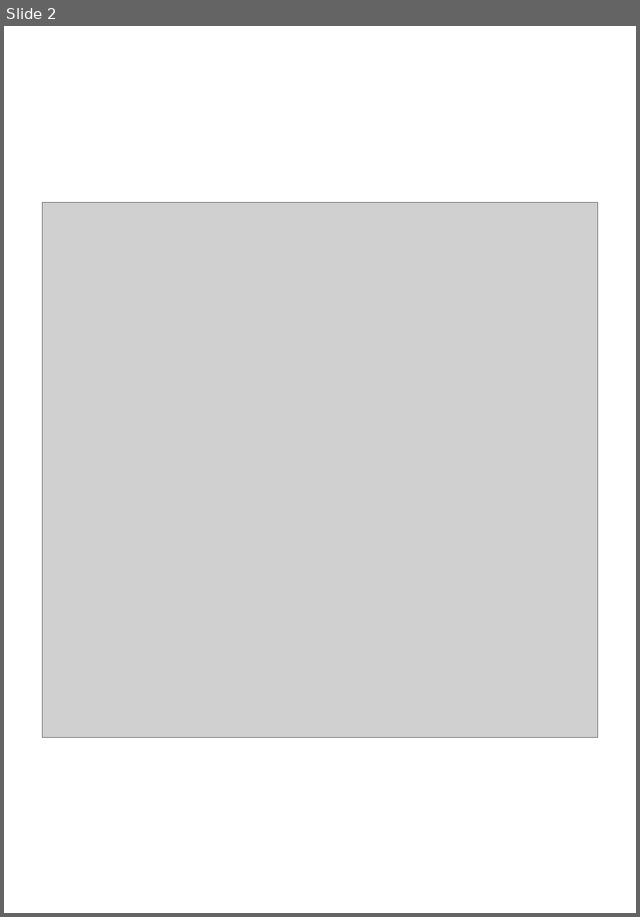
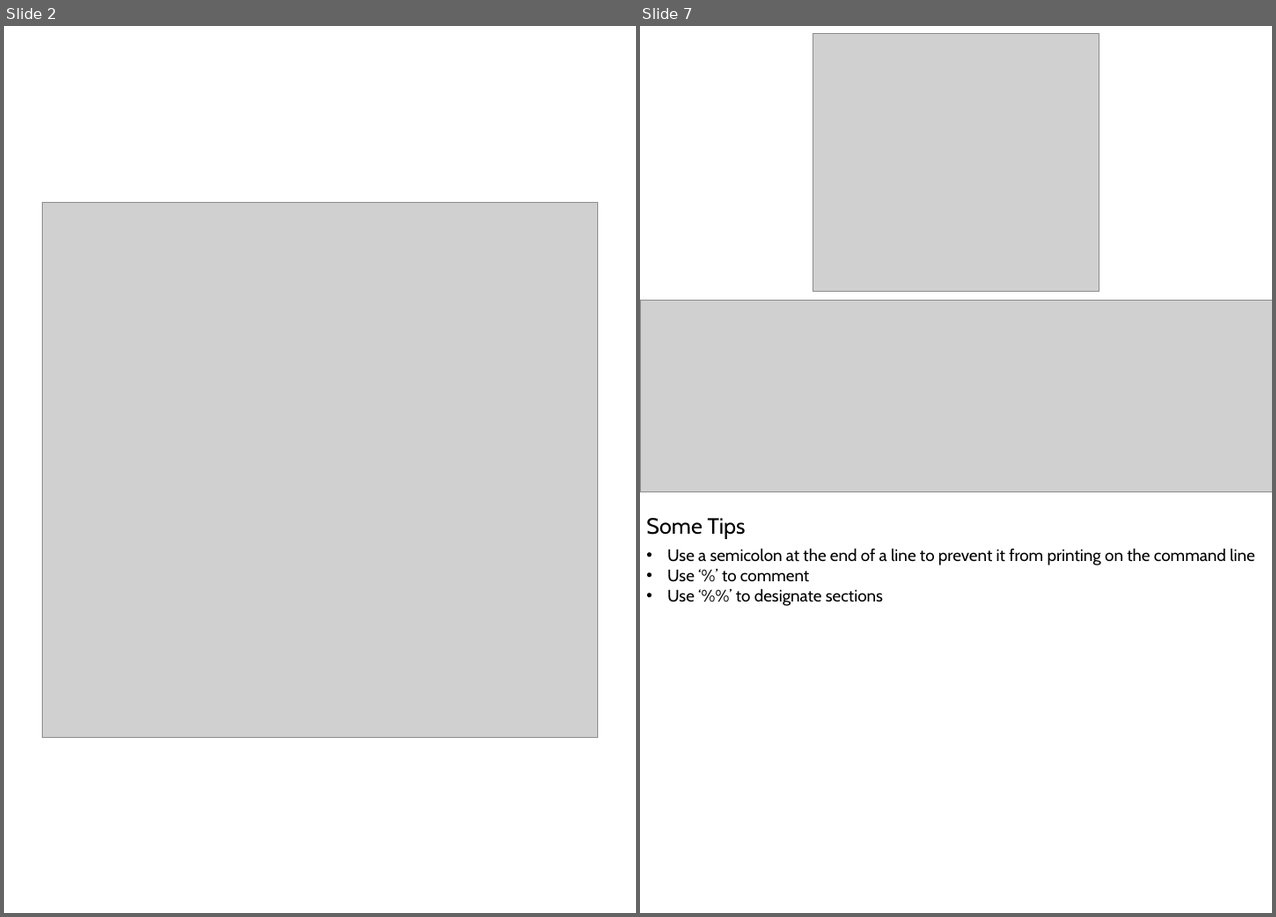
Before and after one commit to 1980s-Space-Guy/Fall24Classes, a slide deck: NumericalAnalysis.pptx. Shown side by side, each under a label of ours: slide 2 before the commit, slides 2 and 7 after it; the slides between them are not shown. The pictures are 640x917 and 1276x917 pixels, drawn with LibreOffice and Linux fonts; fonts in the diff are those of the drawing; grey boxes stand for pictures. Boxes give left, top, right and bottom in pixels: in the first picture for what was removed or moved away, otherwise in the second. Text is boxed around its words. In the diff, an @@ line names an element or a change of style, - is before the commit and + after.

```diff
--- a/NumericalAnalysis.pptx
+++ b/NumericalAnalysis.pptx
@@ slide 7 added at <box>640,26,1272,913</box>, background #FFFFFF @@
@@ picture added at <box>813,34,1098,292</box> @@
@@ picture added at <box>640,300,1272,492</box> @@
@@ text added at <box>646,518,746,539</box>, 24 pt, text #000000 @@
+Some Tips
@@ text added at <box>667,548,1255,606</box>, 18 pt, text #000000 @@
+• Use a semicolon at the end of a line to prevent it from printing on the command line
+• Use ‘%’ to comment
+• Use ‘%%’ to designate sections
```
Also in this commit, not shown: 3 slides changed, 2 other slides added, 2 other files.
